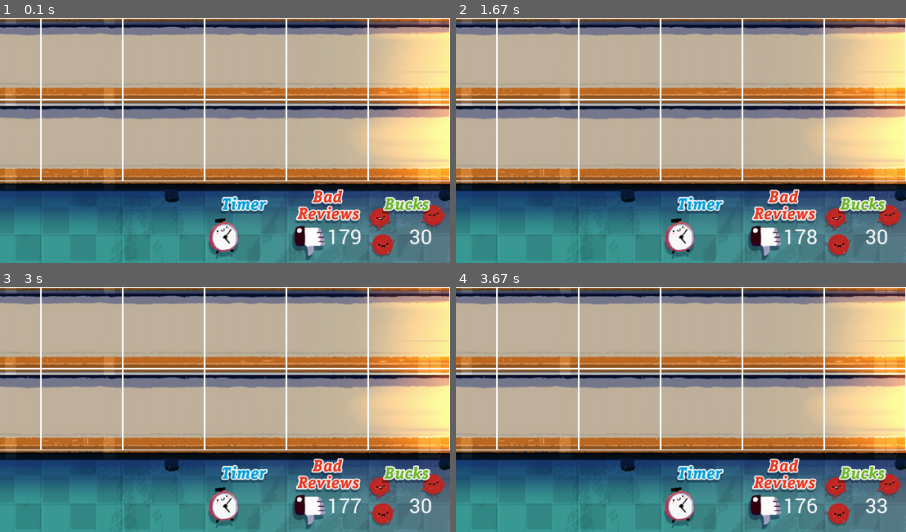
Above: before the commit, frames 1-4 (two rows, left to right).
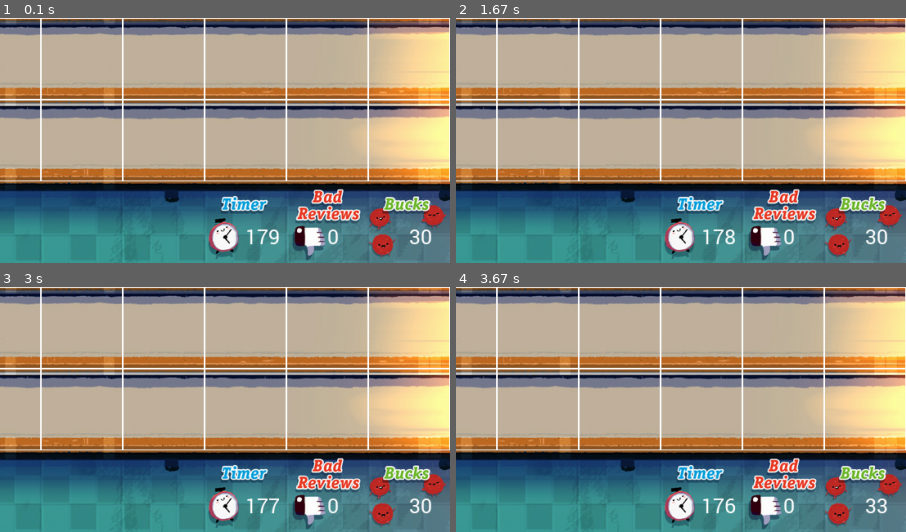
Above: after the commit, the same moments.

Repository: konami99/ethan
Game: pygame game, started from pygame/VampirePizzaAttack.py
The game is run twice, just before and just after one commit, with the same random seed, the same clock (stepped at 60 frames per second) and the same inputs.
Inputs:
- Up to frame 1 (0.1 s): no input
- Up to frame 2 (1.67 s): no input
- Up to frame 3 (3 s): no input
- Up to frame 4 (3.67 s): no input
The pictures show only the part of the screen within x 50-100%, y 50-100%; the shares and areas given below are measured in that part.

The runs differ from the first frame. In frame 1, 0.5% of the frame differs, in the area x 54-81%, y 86-93%; in frame 2, 0.5%; in frame 3, 0.4%; in frame 4, 0.5%.

Commit message:
Added med health and low health

Diff:
--- a/pygame/VampirePizzaAttack.py
+++ b/pygame/VampirePizzaAttack.py
@@ -34,6 +34,7 @@
 STARTING_BUCK = 30
 BUCK_RATE = 200
 STARTING_BUCK_BOOSTER = 3
+STARTING_HEALTH = 100
 
 MAX_BAD_REVIEWS = 3
 WIN_TIME = FRAME_RATE * 60 * 3
@@ -51,6 +52,14 @@
 pizza_img = image.load('assets/vampire.png')
 pizza_surf = Surface.convert_alpha(pizza_img)
 VAMPIRE_PIZZA = transform.scale(pizza_surf, (WIDTH, WIDTH))
+
+med_health_img = image.load('assets/pizza60health.png')
+med_health_surf = Surface.convert_alpha(med_health_img)
+MED_HEALTH = transform.scale(med_health_surf, (WIDTH, HEIGHT))
+
+low_health_img = image.load('assets/pizza30health.png')
+low_health_surf = Surface.convert_alpha(low_health_img)
+LOW_HEALTH = transform.scale(low_health_surf, (WIDTH, HEIGHT))
 
 garlic_image = image.load('assets/garlic.png')
 garlic_surf = Surface.convert_alpha(garlic_image)
@@ -83,7 +92,7 @@
         self.image = VAMPIRE_PIZZA.copy()
         y = 50 + self.lane * 100
         self.rect = self.image.get_rect(center = (1100, y))
-        self.health = 100
+        self.health = STARTING_HEALTH
 
     def update(self, game_window, counters):
         game_window.blit(BACKGROUND, (self.rect.x, self.rect.y), self.rect)
@@ -94,6 +103,13 @@
             if self.rect.x <= 100:
                 counters.bad_reviews += 1
         else:
+            if self.health * 100 // STARTING_HEALTH > 60:
+                self.image = VAMPIRE_PIZZA.copy()
+            elif self.health * 100 // STARTING_HEALTH > 30:
+                self.image = MED_HEALTH.copy()
+            else:
+                self.image = LOW_HEALTH.copy()
+
             game_window.blit(self.image, (self.rect.x, self.rect.y))
 
     def attack(self, tile):
@@ -144,7 +160,7 @@
             game_window.blit(BACKGROUND, (self.timer_rect.x, self.timer_rect.y), self.timer_rect)
         timer_surf = self.display_font.render(str((WIN_TIME - self.loop_count) // FRAME_RATE), True, WHITE)
         self.timer_rect = timer_surf.get_rect()
-        self.timer_rect.x = WINDOW_WIDTH - 150
+        self.timer_rect.x = WINDOW_WIDTH - 250
         self.timer_rect.y = WINDOW_HEIGHT - 50
         game_window.blit(timer_surf, self.timer_rect)
 
